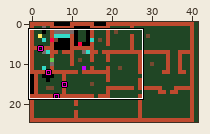
Two states of a LDtk project, data/level.ldtk. Above, an overview of the earlier version with the close-up marked.
Close-up. Earlier state:
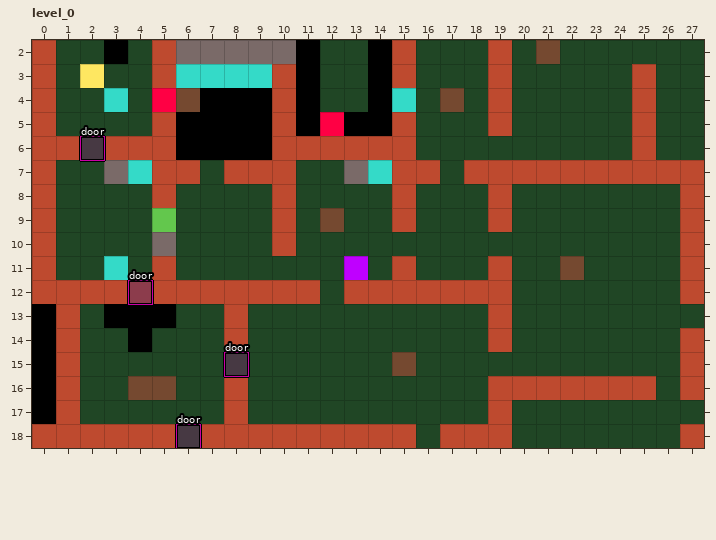
Cells are 4x4 px. Shown: level_0 x 0..27, y 2..18.
Once edited:
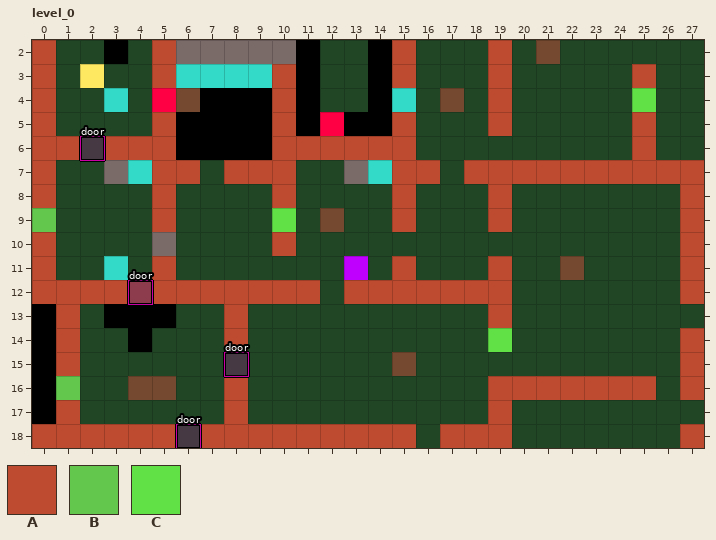
Key: from "tiles": A 2 "bedrock", B 9 "laser", C 10 "laser_r".
_ is an empty cell.
From the commit log: left/right lasers
The edit:
{"where": "layer \"tiles\""}
{"y":4,"x":25,"old":"A","new":"C"}
{"y":9,"x":0,"old":"A","new":"B"}
{"y":9,"x":5,"old":"B","new":"A"}
{"y":9,"x":10,"old":"A","new":"C"}
{"y":14,"x":19,"old":"A","new":"C"}
{"y":16,"x":1,"old":"A","new":"B"}
